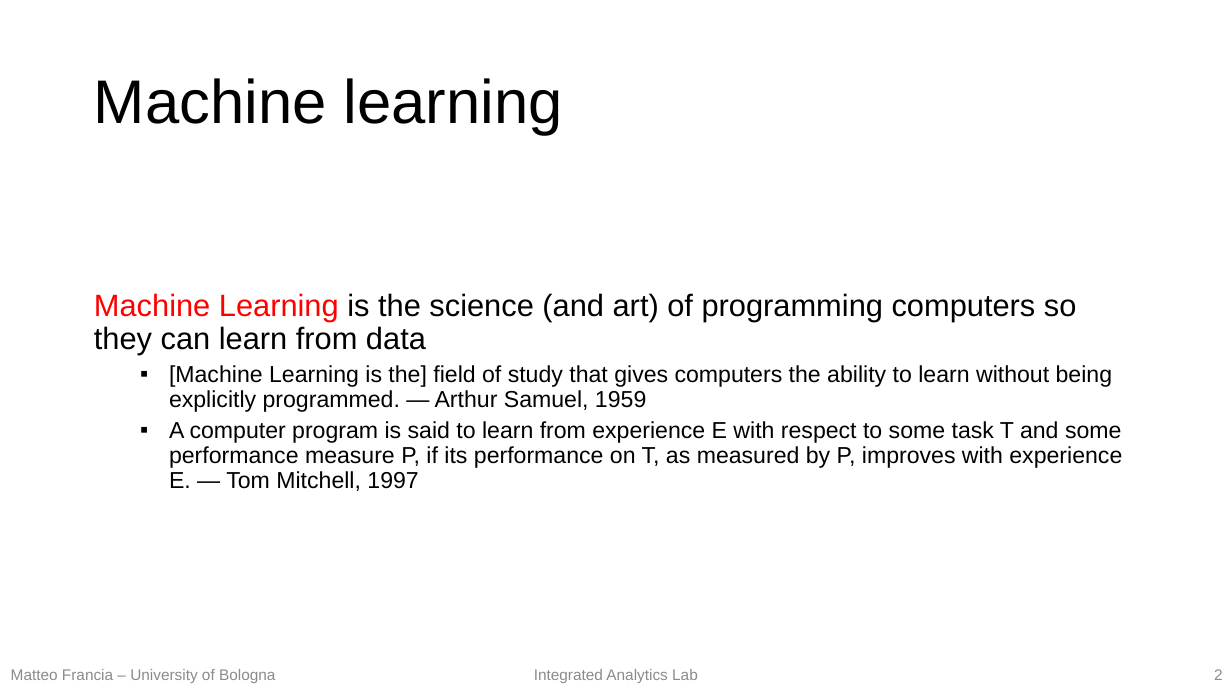
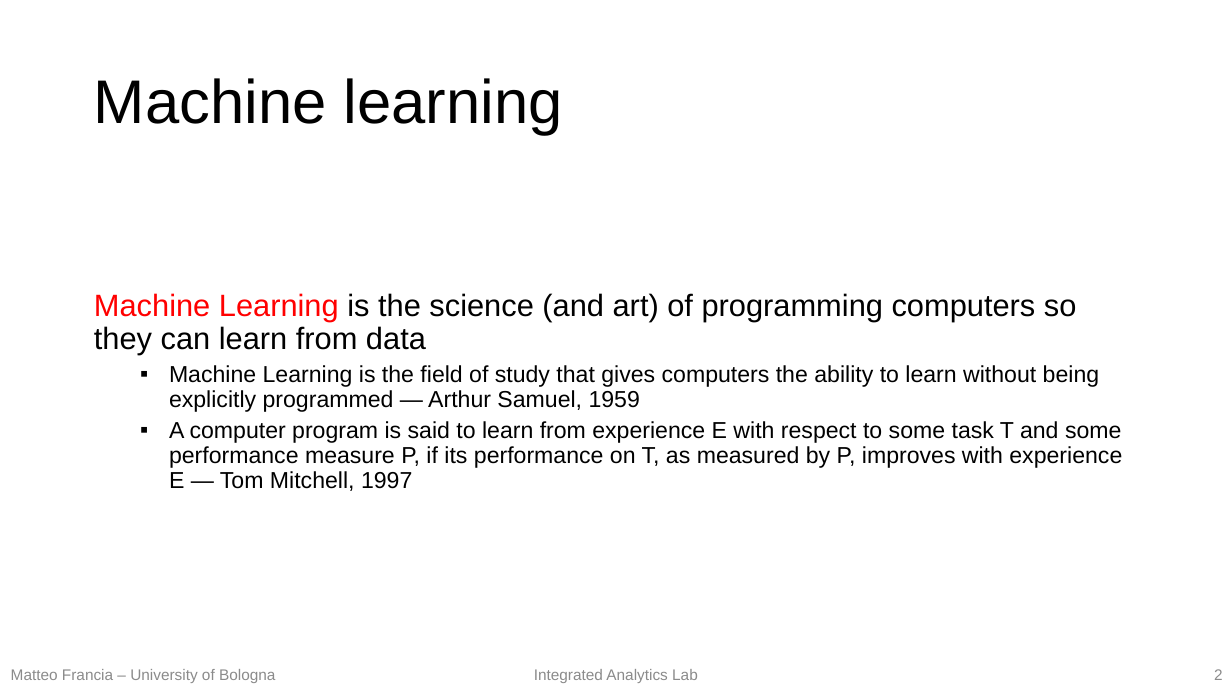
Before and after one commit to w4bo/teaching-handsondatapipelines, a slide deck: slide 2 of 02-MachineLearning/02-slides.pptx. Drawn at 1232x693 pixels with LibreOffice and Linux fonts; fonts in the diff are those of the drawing. Boxes give left, top, right and bottom in pixels: in the first picture for what was removed or moved away, otherwise in the second. Text is boxed around its words. In the diff, an @@ line names an element or a change of style, - is before the commit and + after.

```diff
--- a/02-MachineLearning/02-slides.pptx
+++ b/02-MachineLearning/02-slides.pptx
@@ text at <box>169,365,1122,491</box>: text changed @@
-  ▪ [Machine Learning is the] field of study that gives computers the ability to learn without being explicitly programmed. — Arthur Samuel, 1959
-  ▪ A computer program is said to learn from experience E with respect to some task T and some performance measure P, if its performance on T, as measured by P, improves with experience E. — Tom Mitchell, 1997
+  ▪ Machine Learning is the field of study that gives computers the ability to learn without being explicitly programmed — Arthur Samuel, 1959
+  ▪ A computer program is said to learn from experience E with respect to some task T and some performance measure P, if its performance on T, as measured by P, improves with experience E — Tom Mitchell, 1997
```
Also in this commit, not shown: 1 other slide changed, 1 slide added, 4 other files.
